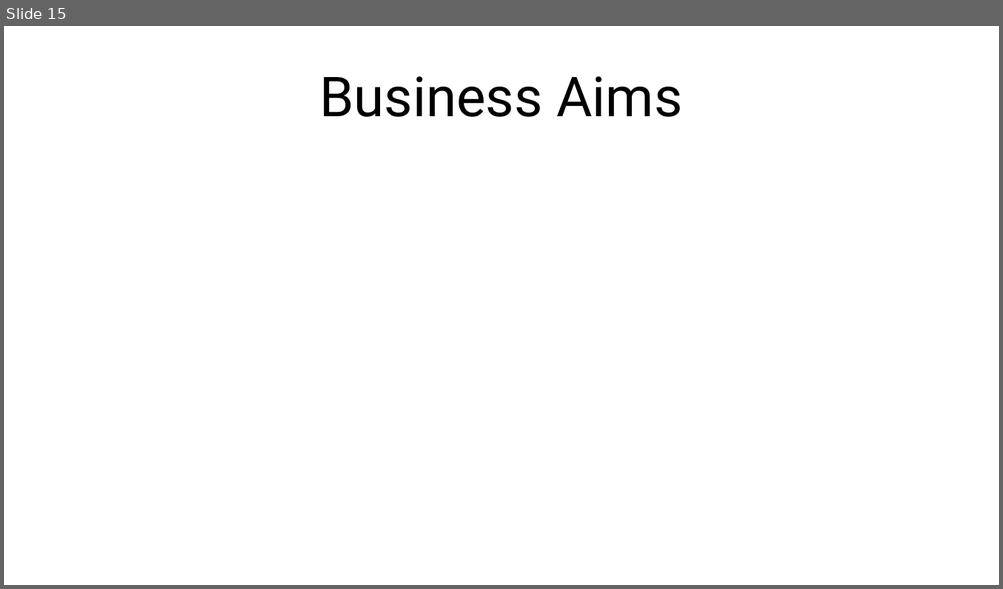
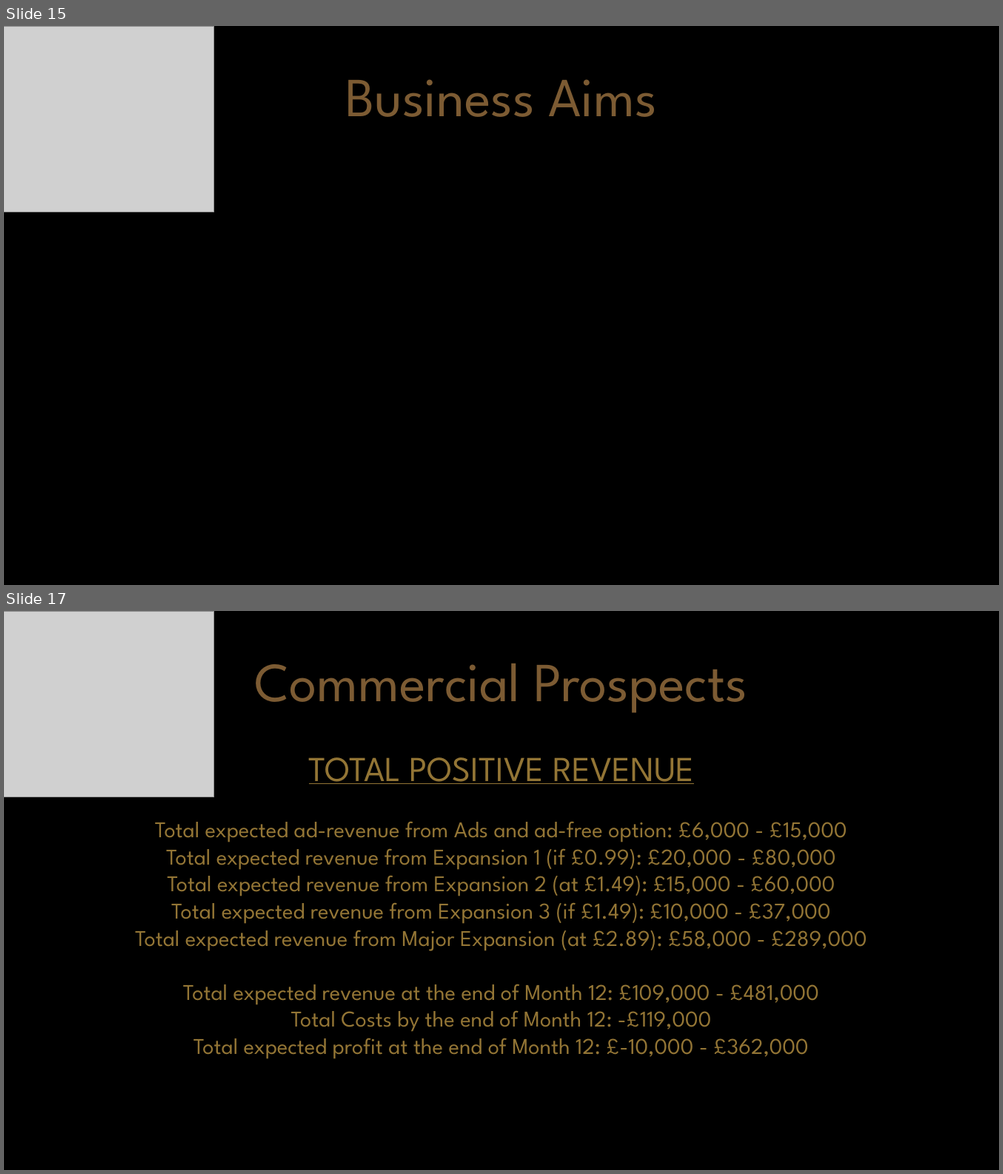
Before and after one commit to ZeusOfTheCrows/comp150-game, a slide deck: Investment Pitch Resources/Slide Deck.pptx. Shown one above the other, each under a label of ours: slide 15 before the commit, slides 15 and 17 after it; the slides between them are not shown. The pictures are 1003x589 and 1003x1174 pixels, drawn with LibreOffice and Linux fonts; fonts in the diff are those of the drawing; grey boxes stand for pictures. Boxes give left, top, right and bottom in pixels: in the first picture for what was removed or moved away, otherwise in the second. Text is boxed around its words. In the diff, an @@ line names an element or a change of style, - is before the commit and + after.

Commit message:
Updated powerpoint with visual styles, added Samurai.png

```diff
--- a/Investment Pitch Resources/Slide Deck.pptx
+++ b/Investment Pitch Resources/Slide Deck.pptx
@@ slide 17 added at (x1=4, y1=611, x2=999, y2=1170), background #000000 @@
@@ picture added at (x1=4, y1=611, x2=214, y2=797) @@
@@ text added at (x1=255, y1=664, x2=747, y2=713), 44 pt, text #7C5B33 @@
+Commercial Prospects
@@ text added at (x1=135, y1=758, x2=867, y2=1059), 18 pt, text #937535 @@
+TOTAL POSITIVE REVENUE
+Total expected ad-revenue from Ads and ad-free option: £6,000 - £15,000
+Total expected revenue from Expansion 1 (if £0.99): £20,000 - £80,000
+Total expected revenue from Expansion 2 (at £1.49): £15,000 - £60,000
+Total expected revenue from Expansion 3 (if £1.49): £10,000 - £37,000
+Total expected revenue from Major Expansion (at £2.89): £58,000 - £289,000
+Total expected revenue at the end of Month 12: £109,000 - £481,000
+Total Costs by the end of Month 12: -£119,000
+Total expected profit at the end of Month 12: £-10,000 - £362,000
@@ slide 15 changed as well @@
@@ background #FFFFFF to #000000 @@
@@ picture added at (x1=4, y1=26, x2=214, y2=212) @@
@@ text "Business Aims" at (x1=345, y1=79, x2=657, y2=117): font Roboto to League Spartan, text colour #000000 to #7C5B33 @@
```
Also in this commit, not shown: 14 other slides changed, 5 other slides added, 6 slides removed, 1 other file.
